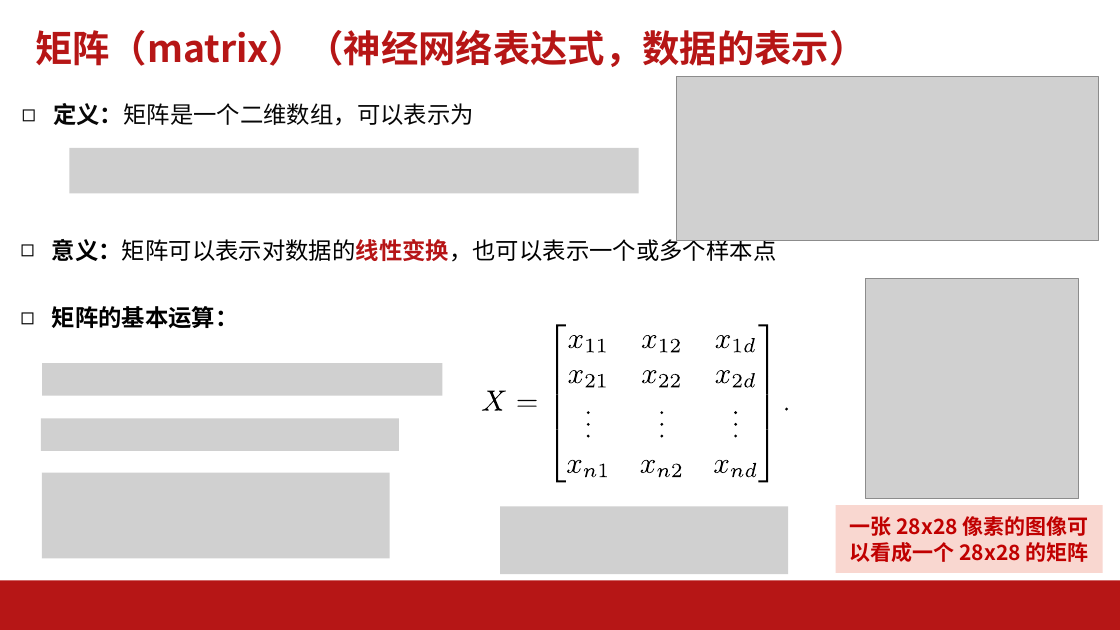
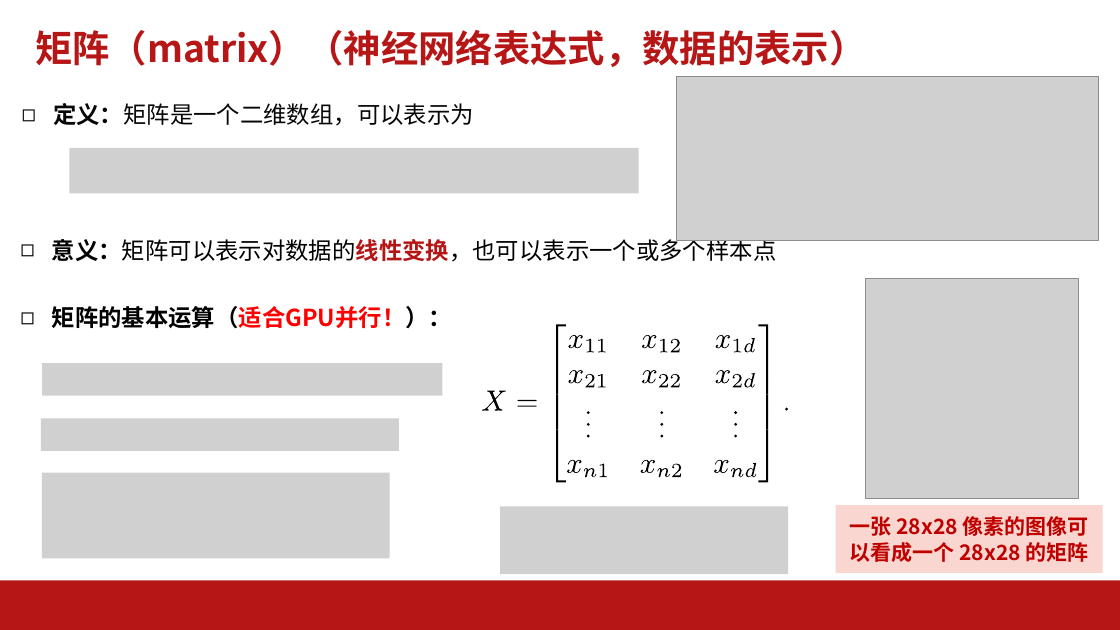
Before and after one commit to AI-Basic-Education/SJTU-Undergraduate-AI-basis, a slide deck: slide 7 of PPT/第3-4节-AI数学基础.pptx (slide 10 before the commit). Drawn at 1120x630 pixels with LibreOffice and Linux fonts; fonts in the diff are those of the drawing; grey boxes stand for pictures; background and template pictures are left out. Boxes give left, top, right and bottom in pixels: in the first picture for what was removed or moved away, otherwise in the second. Text is boxed around its words. In the diff, an @@ line names an element or a change of style, - is before the commit and + after.

```diff
--- a/PPT/第3-4节-AI数学基础.pptx
+++ b/PPT/第3-4节-AI数学基础.pptx
@@ text at (52, 306, 452, 328): text changed @@
-◻ 矩阵的基本运算：
+◻ 矩阵的基本运算（适合GPU并行！）：
```
Also in this commit, not shown: 7 other slides changed, 17 slides added, 16 other files.
